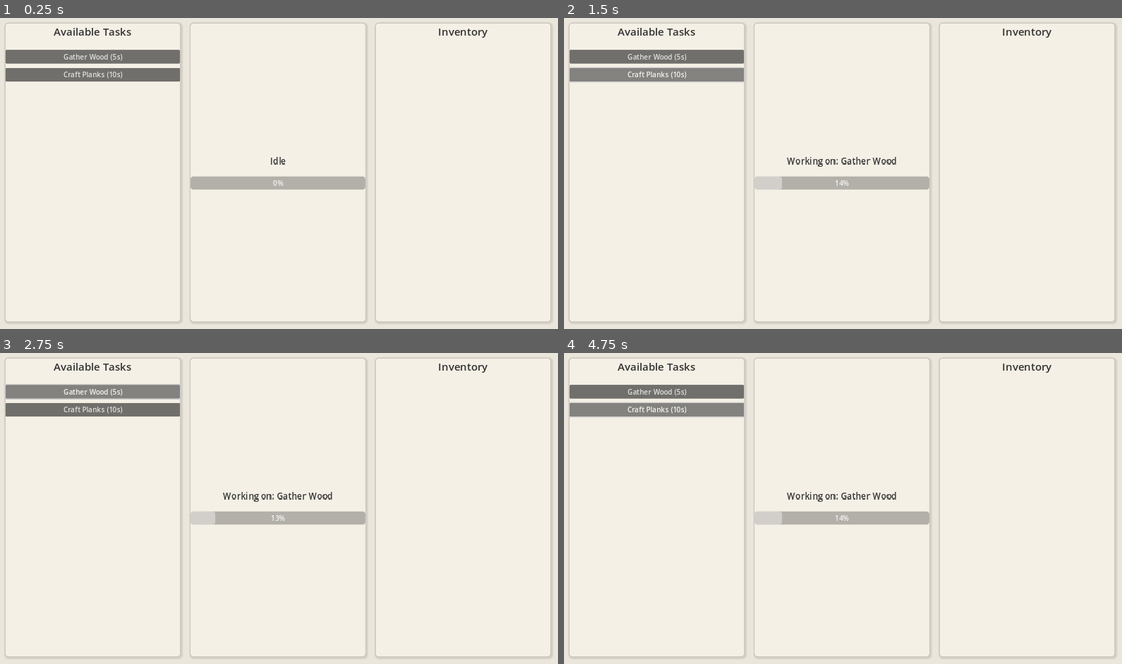
Above: before the commit, frames 1-4 (two rows, left to right).
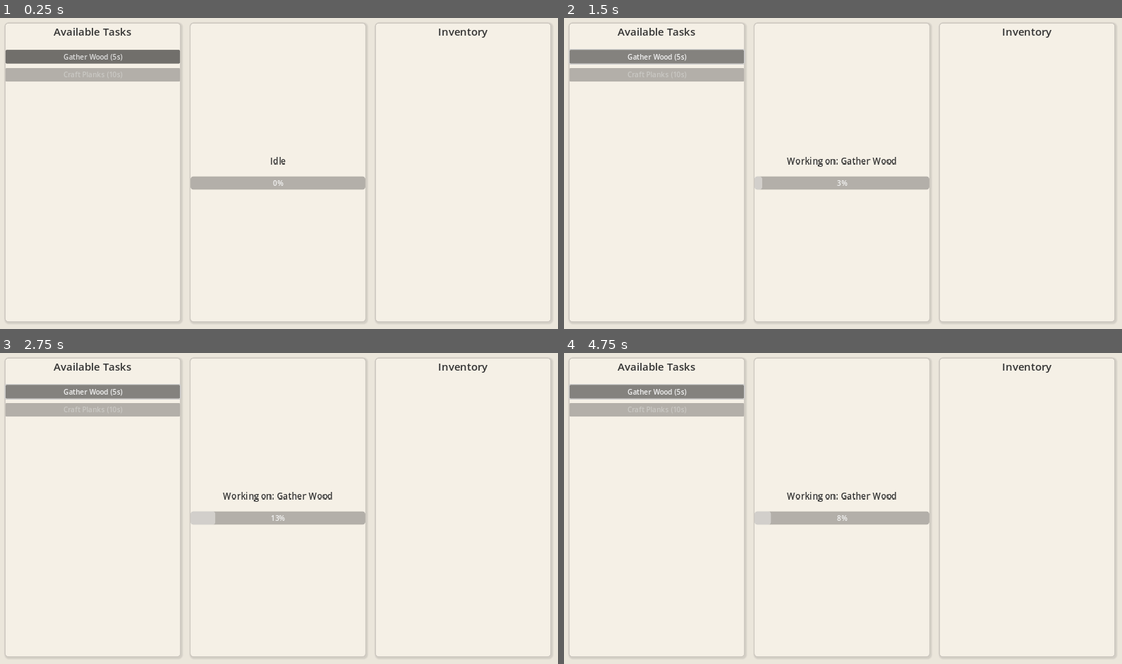
Above: after the commit, the same moments.

Repository: MusTea200/AfkUpgrade
Game: Godot game, scene res://Main.tscn
Two runs of this game, one before a commit and one after it. Both use one fixed random seed, a clock stepped at 60 frames per second and the inputs below.
Inputs:
- Up to frame 1 (0.25 s): no input
- Up to frame 2 (1.5 s): click "Gather Wood (5s)" at 0.5 s; click "Craft Planks (10s)" (after the commit: "Gather Wood (5s)") at 1.25 s
- Up to frame 3 (2.75 s): click "Gather Wood (5s)" at 2 s
- Up to frame 4 (4.75 s): click "Craft Planks (10s)" (after the commit: "Gather Wood (5s)") at 2.75 s; click "Gather Wood (5s)" at 3.5 s; click "Craft Planks (10s)" (after the commit: "Gather Wood (5s)") at 4.25 s

The runs differ from the first frame. In frame 1, 1.3% of the frame differs, in the area x 1-33%, y 16-21%; in frame 2, 1.8%, in the area x 1-52%, y 9-56%; in frame 3, 1.3%; in frame 4, 1.8%.

Commit message:
🎨 Palette: Add dynamic tooltips and affordability states to task buttons
- Adds detailed tooltips showing descriptions, required inputs, and expected yields for each task.
- Changes mouse cursor to a pointing hand on task buttons.
- Disables task buttons dynamically when the required input items are missing from the inventory.

Co-authored-by: MusTea200 <172600404+MusTea200@users.noreply.github.com>

Diff:
--- a/Main.gd
+++ b/Main.gd
@@ -78,6 +78,26 @@
 		if is_instance_valid(task):
 			var btn = Button.new()
 			btn.text = str(task.task_name) + " (" + str(task.cycle_time) + "s)"
+
+			var tooltip = str(task.description) + "\n\nInputs:\n"
+			if task.input_items.size() > 0:
+				for item in task.input_items:
+					tooltip += "- " + str(item).capitalize() + ": " + str(task.input_items[item]) + "\n"
+			else:
+				tooltip += "- None\n"
+
+			tooltip += "\nYields:\n"
+			if task.output_items.size() > 0:
+				for item in task.output_items:
+					tooltip += "- " + str(item).capitalize() + ": " + str(task.output_items[item]) + "\n"
+			else:
+				tooltip += "- None\n"
+
+			btn.tooltip_text = tooltip.strip_edges()
+			btn.mouse_default_cursor_shape = Control.CURSOR_POINTING_HAND
+			btn.set_meta("task", task)
+			btn.disabled = not task.can_start()
+
 			# Using bind carefully
 			btn.pressed.connect(func(t_id=task.task_id):
 				if is_instance_valid(active_tree):
@@ -102,6 +122,14 @@
 		lbl.add_theme_color_override("font_color", Color(0.2, 0.2, 0.2))
 		inventory_panel.add_child(lbl)
 
+	# Re-evaluate task button affordability
+	if is_instance_valid(task_panel):
+		for child in task_panel.get_children():
+			if child is Button and child.has_meta("task"):
+				var task = child.get_meta("task")
+				if is_instance_valid(task):
+					child.disabled = not task.can_start()
+
 func _on_task_started(task: Task):
 	if is_instance_valid(current_task_label) and is_instance_valid(task):
 		current_task_label.text = "Working on: " + str(task.task_name)
Not shown, added: .Jules/palette.md
